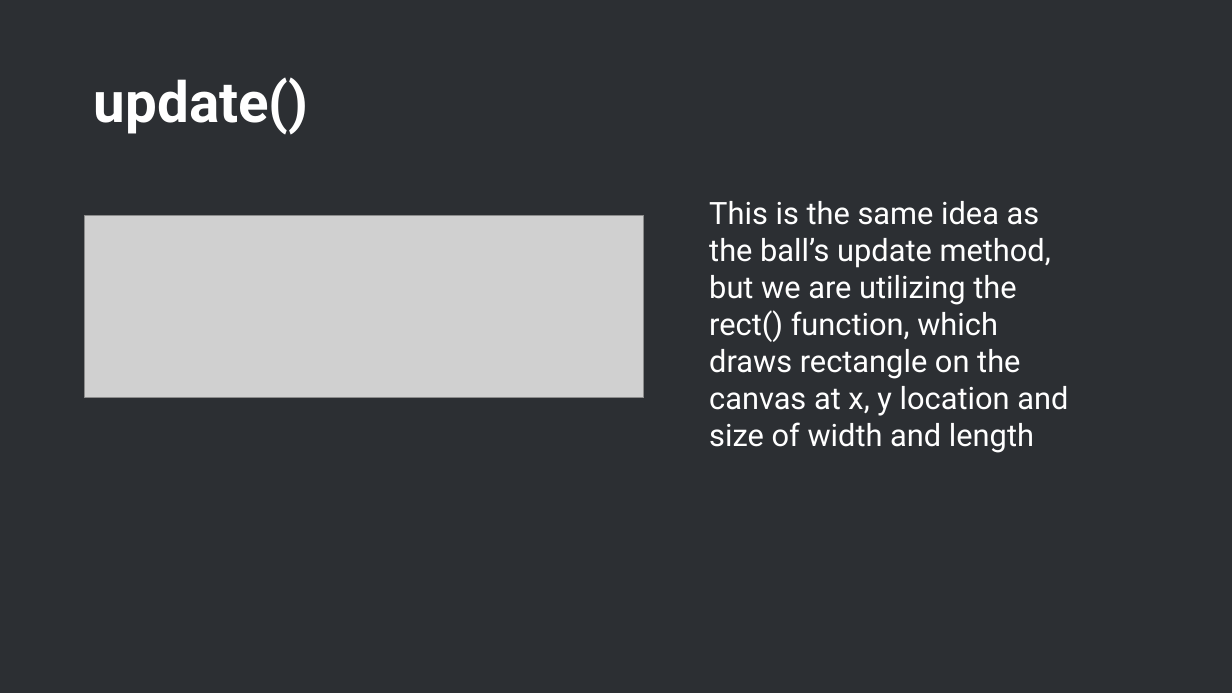
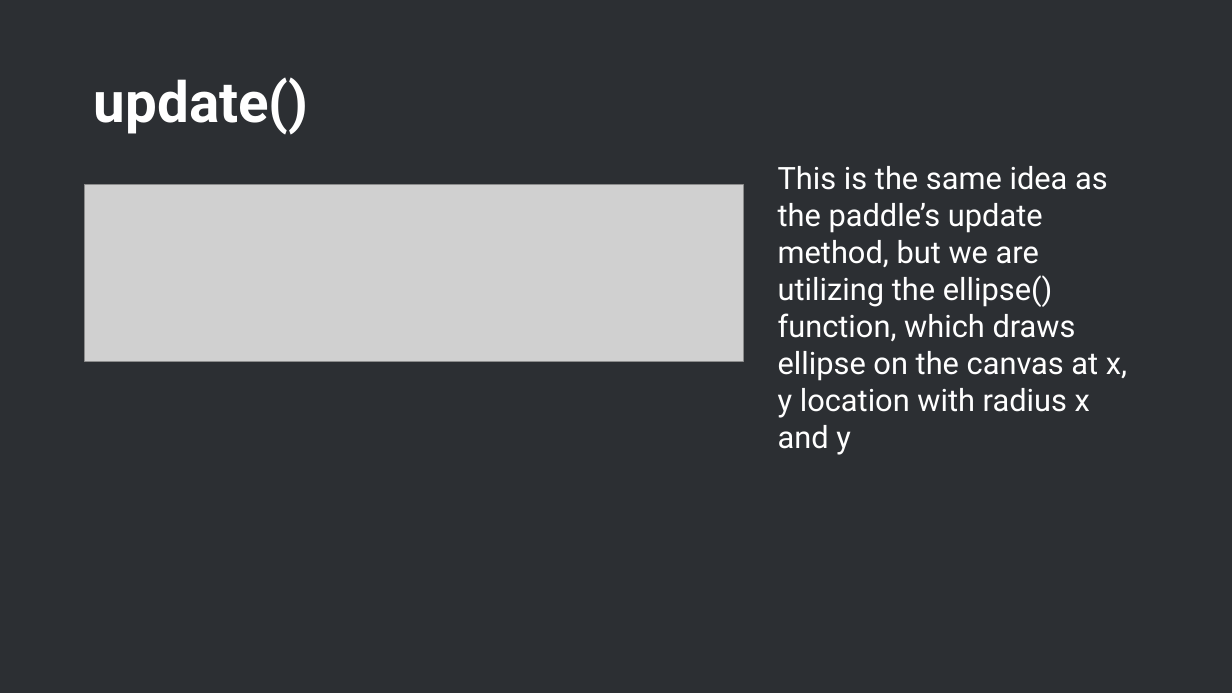
Before and after one commit to Kaidriver/p5.js-pong-workshop, a slide deck: slide 25 of p5.js workshopu.pptx. Drawn at 1232x693 pixels with LibreOffice and Linux fonts; fonts in the diff are those of the drawing; grey boxes stand for pictures; background and template pictures are left out. Boxes give left, top, right and bottom in pixels: in the first picture for what was removed or moved away, otherwise in the second. Text is boxed around its words. In the diff, an @@ line names an element or a change of style, - is before the commit and + after.

```diff
--- a/p5.js workshopu.pptx
+++ b/p5.js workshopu.pptx
@@ text at (778, 166, 1127, 455): text changed @@
-This is the same idea as the ball’s update method, but we are utilizing the rect() function, which draws rectangle on the canvas at x, y location and size of width and length
+This is the same idea as the paddle’s update method, but we are utilizing the ellipse() function, which draws ellipse on the canvas at x, y location with radius x and y
@@ picture: place and size @@
-picture at (85, 215, 644, 397)
+picture at (85, 185, 743, 362)
```
Also in this commit, not shown: 14 other slides changed, 3 slides added.
